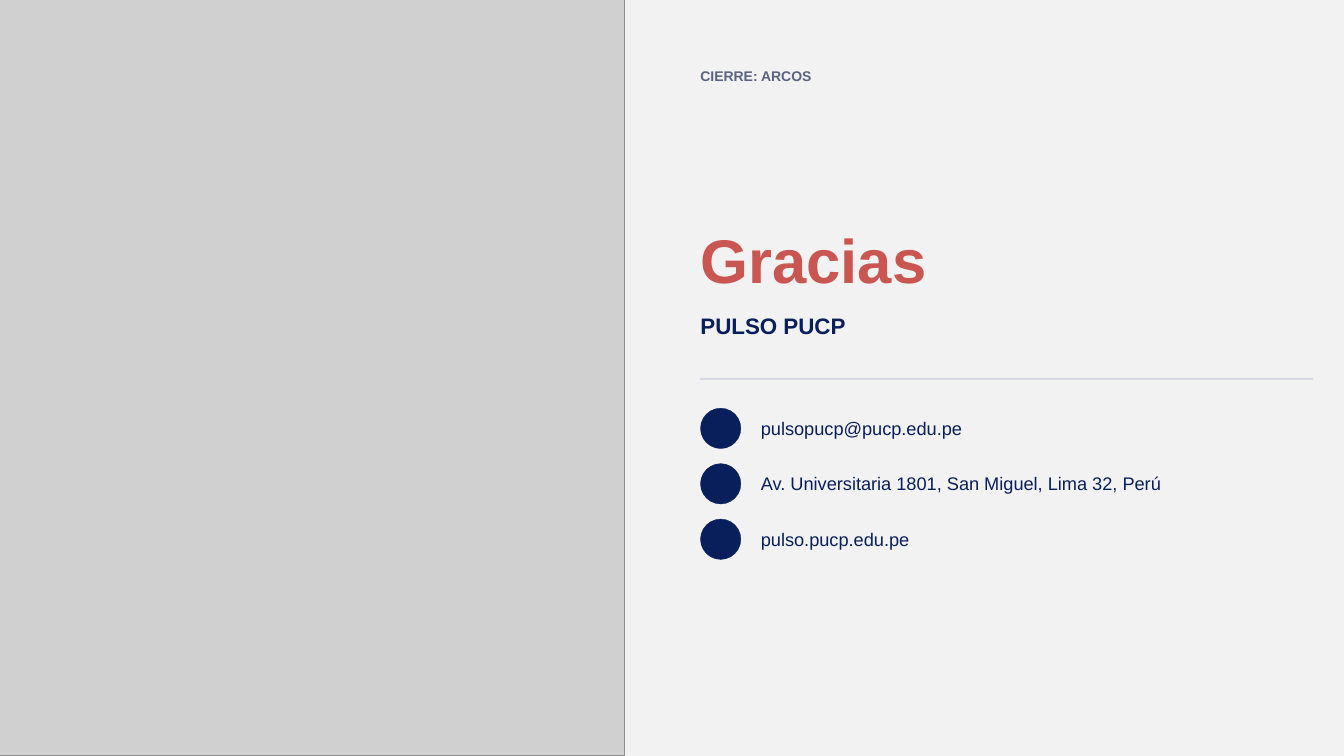
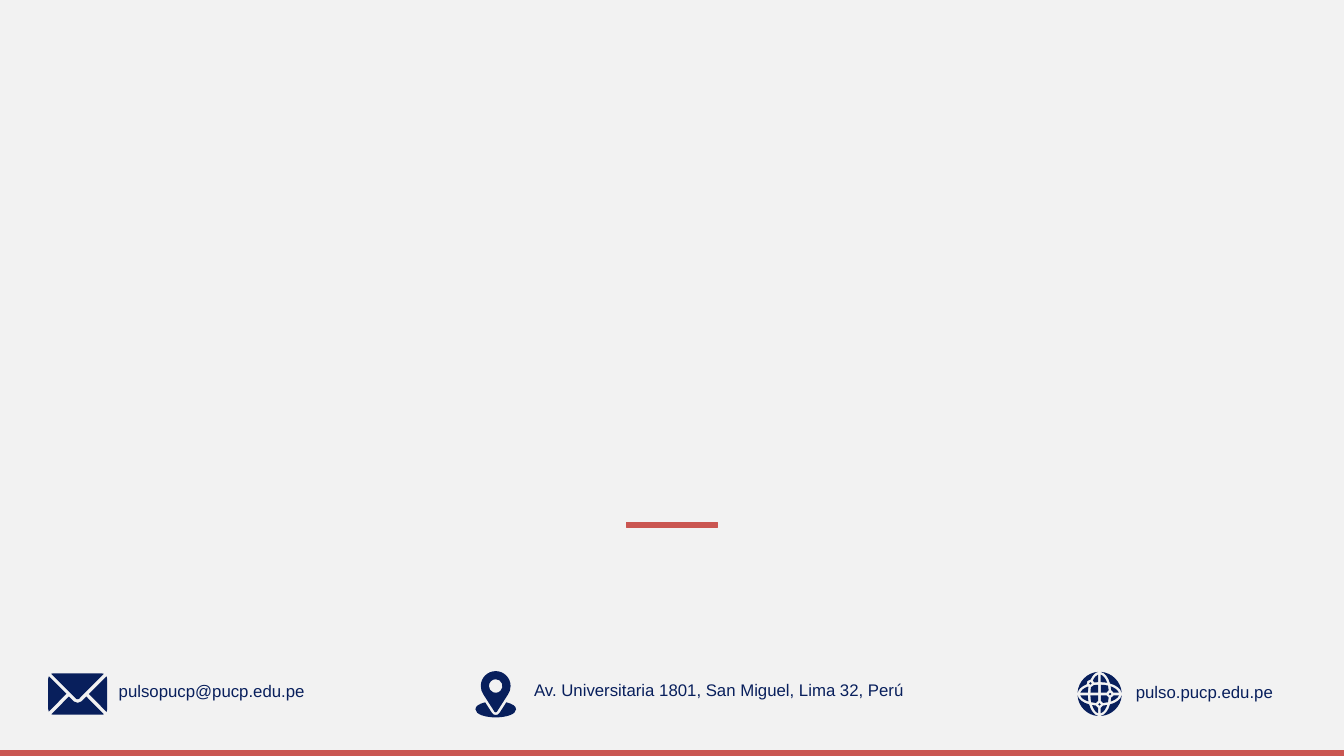
Before and after one commit to GonzaloAlmendariz/prosecnur-app, a slide deck: slide 163 of docs/qa/motor-ppt-2026-10-06/4-recetario/recetario-moderna.pptx. Drawn at 1344x756 pixels with LibreOffice and Linux fonts; fonts in the diff are those of the drawing; grey boxes stand for pictures; background and template pictures are left out. Boxes give left, top, right and bottom in pixels: in the first picture for what was removed or moved away, otherwise in the second. Text is boxed around its words. In the diff, an @@ line names an element or a change of style, - is before the commit and + after.

```diff
--- a/docs/qa/motor-ppt-2026-10-06/4-recetario/recetario-moderna.pptx
+++ b/docs/qa/motor-ppt-2026-10-06/4-recetario/recetario-moderna.pptx
@@ picture removed at <box>0,0,625,756</box> @@
@@ text removed at <box>700,71,811,81</box> @@
-CIERRE: ARCOS
@@ text removed at <box>700,238,926,284</box> @@
-Gracias
@@ rectangle removed at <box>701,378,1313,379</box> @@
@@ ellipse removed at <box>701,408,741,449</box> @@
@@ ellipse removed at <box>701,464,741,504</box> @@
@@ rectangle added at <box>627,522,718,527</box>, fill #CA5651, outline #CA5651 0.25 pt @@
@@ ellipse removed at <box>701,519,741,560</box> @@
@@ text removed at <box>761,532,909,550</box> @@
-pulso.pucp.edu.pe
@@ group added at <box>48,674,107,715</box>: 4 freeform shapes @@
@@ text "pulsopucp@pucp.edu.pe": place and size @@
-text "pulsopucp@pucp.edu.pe" at <box>761,421,962,439</box>
+text "pulsopucp@pucp.edu.pe" at <box>119,685,305,701</box>
@@ text "pulsopucp@pucp.edu.pe" at <box>119,685,305,701</box>: size 13 to 12 pt @@
@@ freeform shape added at <box>481,671,511,713</box>, fill #081F5C @@
@@ text "Av. Universitaria 1801, San Miguel, ..." at <box>534,683,903,700</box>: size 13 to 12 pt @@
@@ text "Av. Universitaria 1801, San Miguel, ...": place and size @@
-text "Av. Universitaria 1801, San Miguel, ..." at <box>761,476,1161,494</box>
+text "Av. Universitaria 1801, San Miguel, ..." at <box>534,683,903,700</box>
@@ text at <box>1136,686,1273,702</box>: text changed; size 16 to 12 pt; bold off @@
-PULSO PUCP
+pulso.pucp.edu.pe
@@ freeform shape added at <box>476,703,516,718</box>, fill #081F5C @@
@@ group added at <box>1078,673,1122,716</box>: 19 freeform shapes @@
@@ line added from (0, 754) to (1344, 754), #CA5651 4.5 pt @@
```
Also in this commit, not shown: 5 other slides changed, 7 other files.
